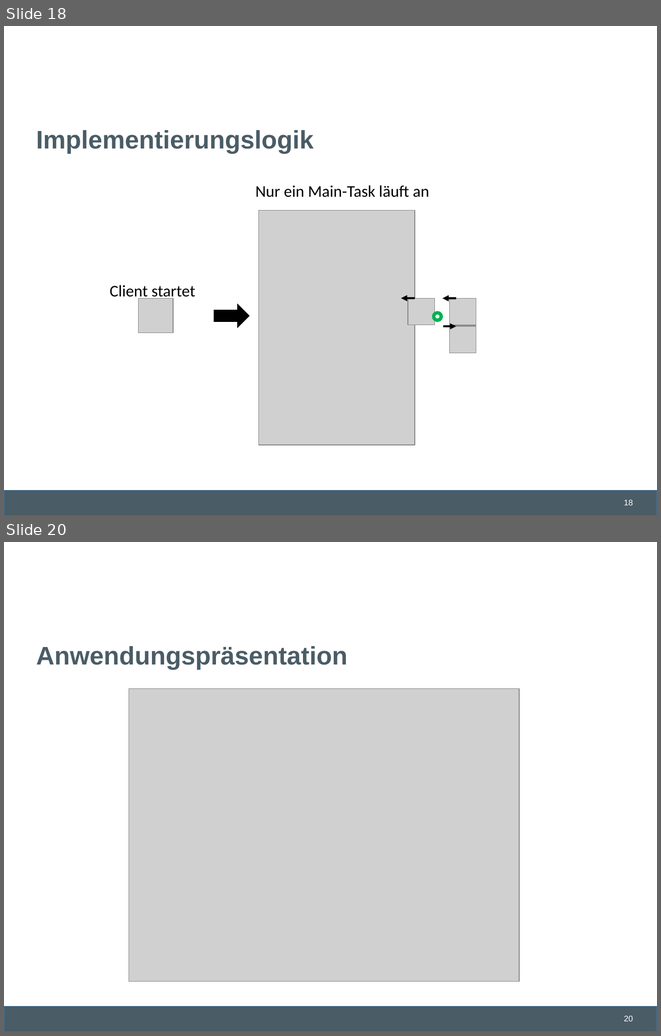
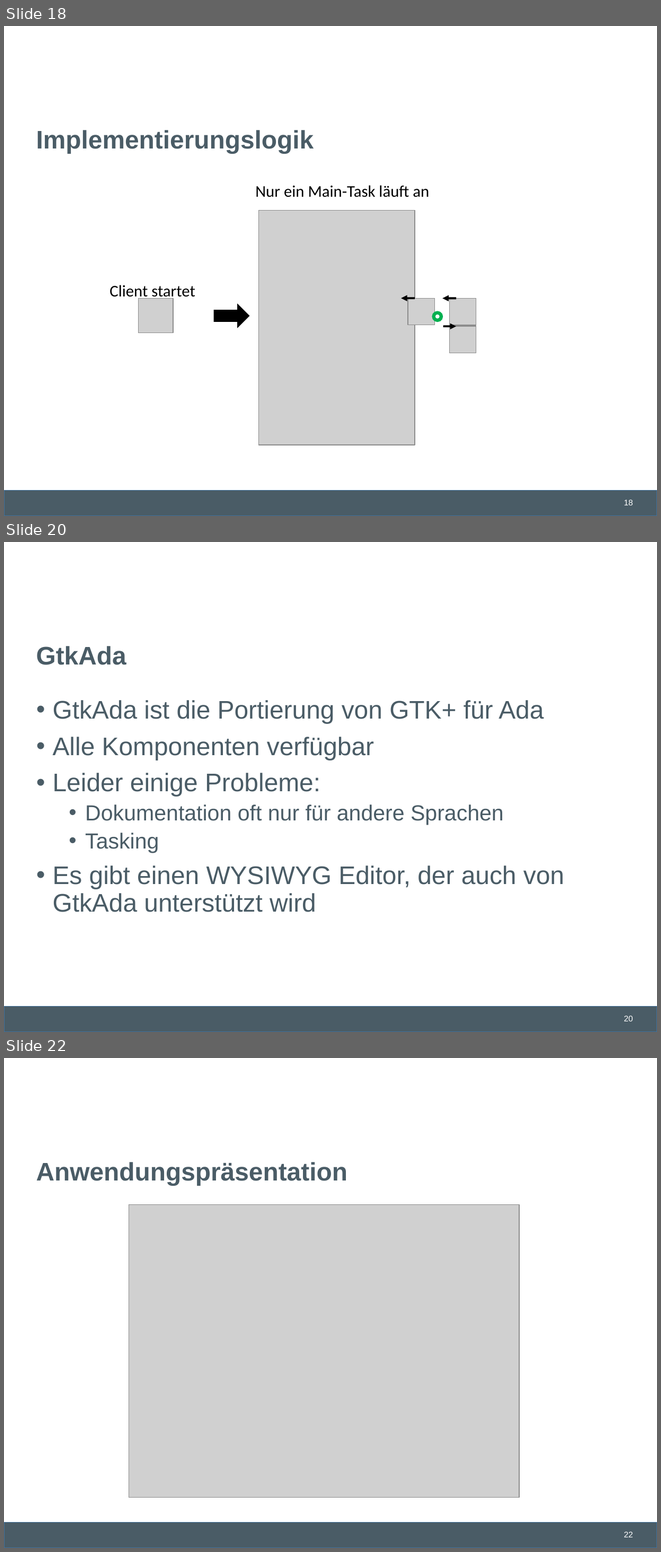
Before and after one commit to lschmischke/ADAChat, a slide deck: documentation/Ada Chat.pptx. Shown one above the other, each under a label of ours: slides 18 and 20 before the commit, slides 18, 20 and 22 after it; the slides between them are not shown. The pictures are 661x1036 and 661x1552 pixels, drawn with LibreOffice and Linux fonts; fonts in the diff are those of the drawing; grey boxes stand for pictures; background and template pictures are left out. Boxes give left, top, right and bottom in pixels: in the first picture for what was removed or moved away, otherwise in the second. Text is boxed around its words. In the diff, an @@ line names an element or a change of style, - is before the commit and + after.

```diff
--- a/documentation/Ada Chat.pptx
+++ b/documentation/Ada Chat.pptx
@@ slide 20 added at <box>4,542,657,1032</box>, background #FFFFFF; not listed: 2 template elements that a slide beside it also shows @@
@@ title added at <box>36,646,126,665</box>, 28 pt, text #4A5C66, bold @@
+GtkAda
@@ text added at <box>53,700,564,912</box>, 28 pt, text #4A5C66 @@
+• GtkAda ist die Portierung von GTK+ für Ada
+• Alle Komponenten verfügbar
+• Leider einige Probleme:
+  • Dokumentation oft nur für andere Sprachen
+  • Tasking
+• Es gibt einen WYSIWYG Editor, der auch von GtkAda unterstützt wird
@@ what was slide 20 is now slide 22 @@
@@ page number at <box>624,1531,633,1537</box>: text changed @@
-20
+22
```
Also in this commit, not shown: 1 slide changed, 1 other slide added.
